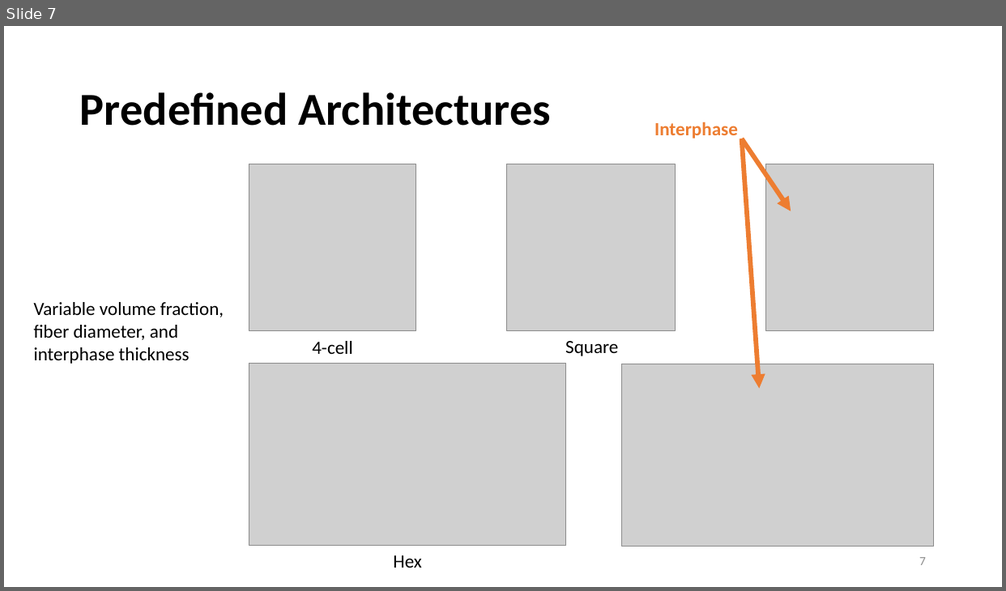
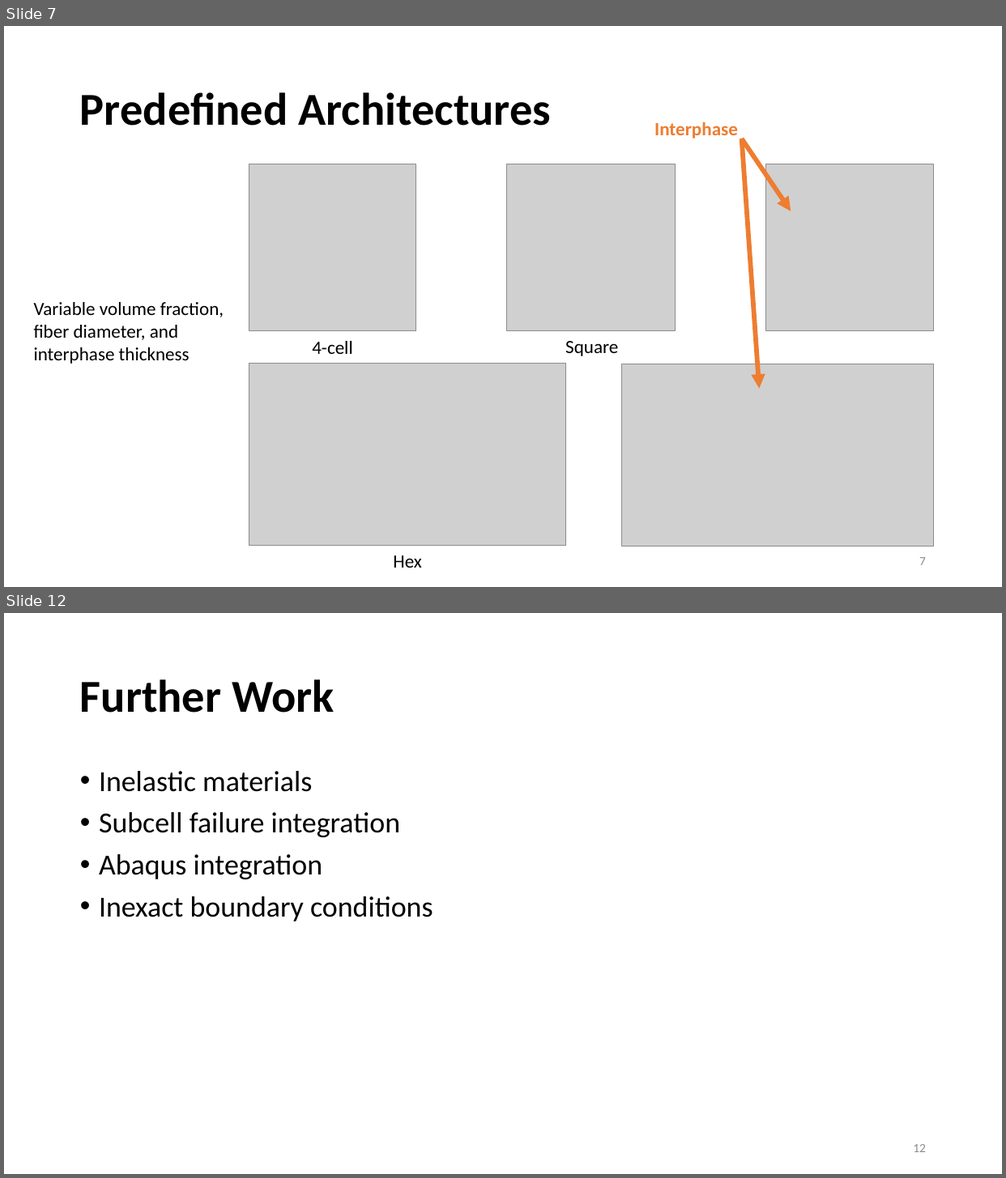
Before and after one commit to nahernz/Method_of_Cells, a slide deck: Generalized Method of Cells (08-01-2014).pptx. Shown one above the other, each under a label of ours: slide 7 before the commit, slides 7 and 12 after it; the slides between them are not shown. The pictures are 1006x591 and 1006x1178 pixels, drawn with LibreOffice and Linux fonts; fonts in the diff are those of the drawing; grey boxes stand for pictures. Boxes give left, top, right and bottom in pixels: in the first picture for what was removed or moved away, otherwise in the second. Text is boxed around its words. In the diff, an @@ line names an element or a change of style, - is before the commit and + after.

```diff
--- a/Generalized Method of Cells (08-01-2014).pptx
+++ b/Generalized Method of Cells (08-01-2014).pptx
@@ slide 12 added at <box>4,613,1002,1174</box>, background #FFFFFF @@
@@ title added at <box>80,679,334,713</box>, 44 pt, text #000000, bold @@
+Further Work
@@ text added at <box>99,771,433,922</box>, 28 pt, text #000000 @@
+• Inelastic materials
+• Subcell failure integration
+• Abaqus integration
+• Inexact boundary conditions
@@ page number added at <box>913,1144,926,1152</box>, 12 pt, text #8C8C8C @@
+12
```
Also in this commit, not shown: 1 slide changed, 4 other slides added, 1 slide removed, 4 other files.
